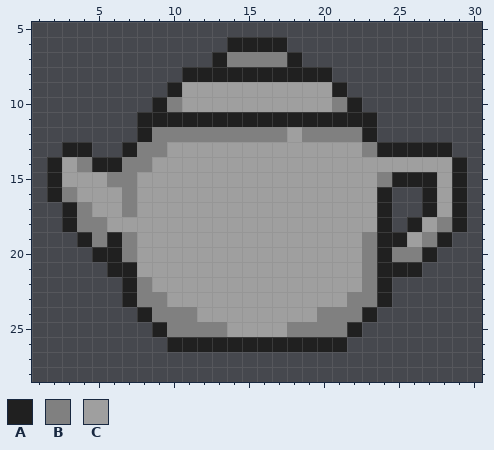
Pixel-art file -- HairyPotteryAndTheKilnOfFire/sprite/inv_pottery_teapot_baked.aseprite. Above is the file before it was changed.
32x32 pixels, 1 frame. Shown: x 1..30, y 5..28.
Palette (. is transparent): A #202020  B #808080  C #9f9f9f
Once edited:
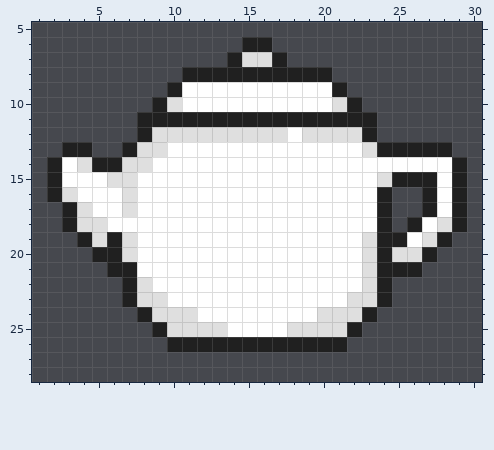
Edits made:
Colour B changes from #808080 to #dfdfdf.
Colour C changes from #9f9f9f to #ffffff.
Layer "Layer 2":
Colour A replaces colour B in row 7 at x 14 and 17.
The author cleared colour A in row 6 at x 14 and 17; in row 7 at x 13 and 18.
Changed places in both pictures, as pixel boxes (x1, y1, x2, y2):
changed: (62, 37, 452, 337)
